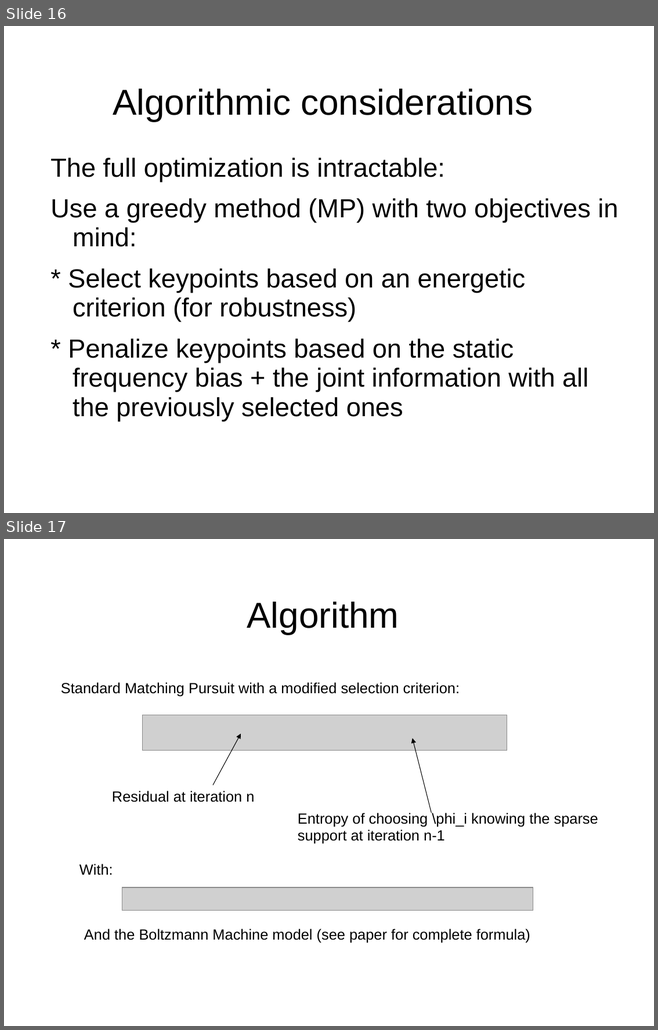
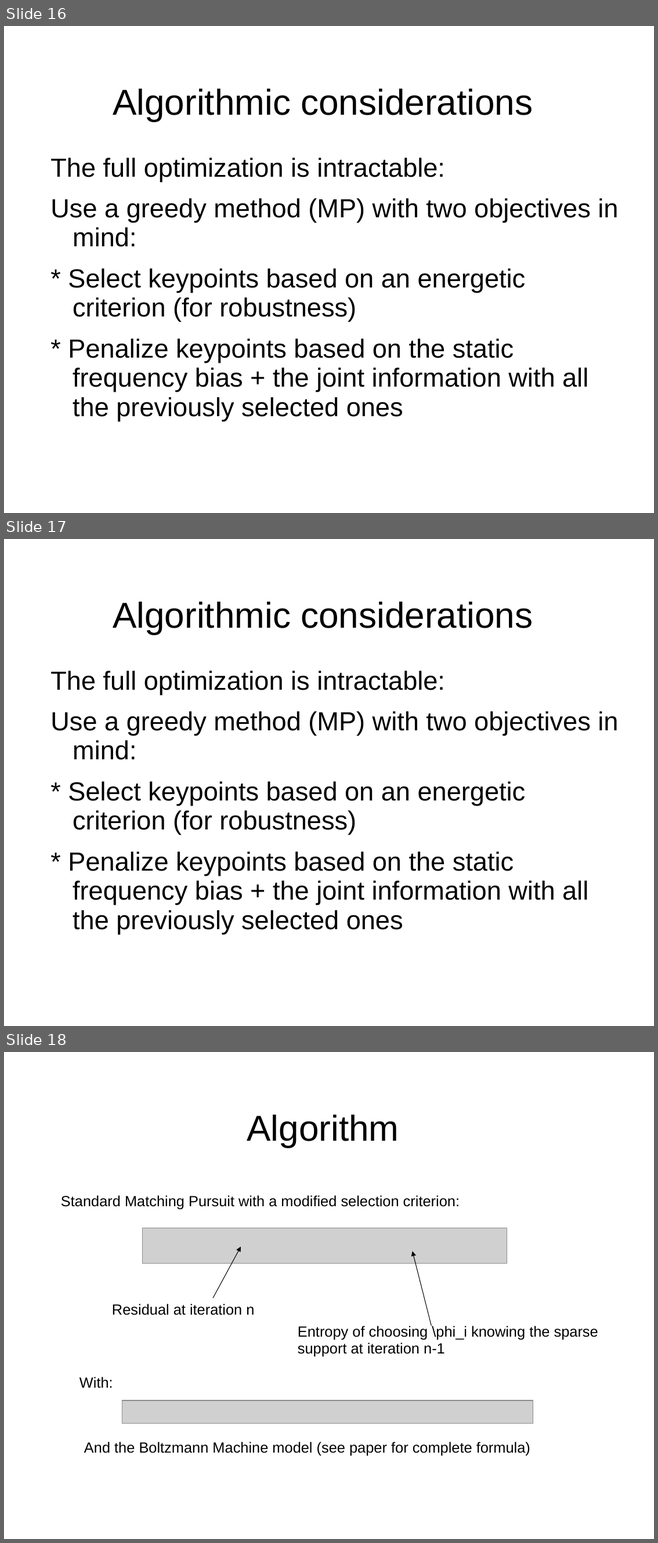
Before and after one commit to mmoussallam/audio-sketch, a slide deck: src/icassp14_fgpt/icassp14/slides.ppt. Shown one above the other, each under a label of ours: slides 16 and 17 before the commit, slides 16, 17 and 18 after it. The pictures are 658x1030 and 658x1543 pixels, drawn with LibreOffice and Linux fonts; fonts in the diff are those of the drawing; grey boxes stand for pictures; background and template pictures are left out. Boxes give left, top, right and bottom in pixels: in the first picture for what was removed or moved away, otherwise in the second. Text is boxed around its words. In the diff, an @@ line names an element or a change of style, - is before the commit and + after.

```diff
--- a/src/icassp14_fgpt/icassp14/slides.ppt
+++ b/src/icassp14_fgpt/icassp14/slides.ppt
@@ slide 17 added at [4, 539, 654, 1026], background picture (left out) @@
@@ title added at [112, 602, 532, 634], 44 pt, text #000000 @@
+Algorithmic considerations
@@ text added at [50, 671, 618, 934], 32 pt, text #000000 @@
+The full optimization is intractable:
+Use a greedy method (MP) with two objectives in mind:
+* Select keypoints based on an energetic criterion (for robustness)
+* Penalize keypoints based on the static frequency bias + the joint information with all the previously selected ones
@@ what was slide 17 is now slide 18 @@
```
Also in this commit, not shown: 4 slides changed, 1 other slide added, 1 slide removed.
